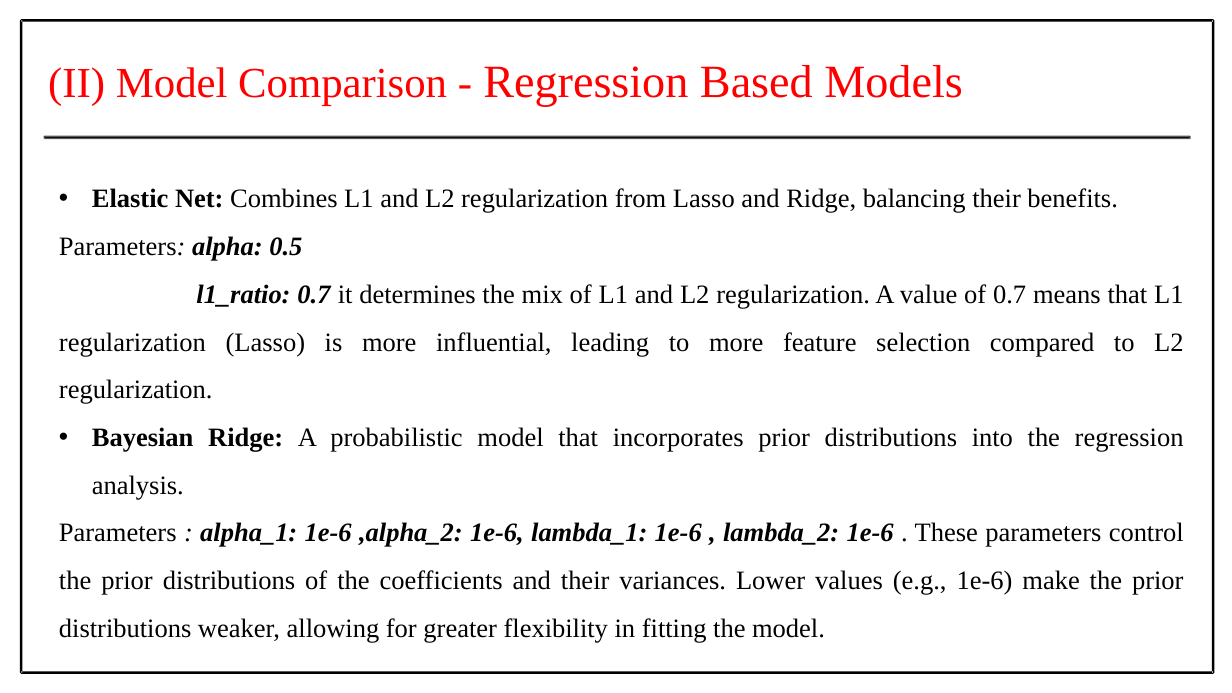
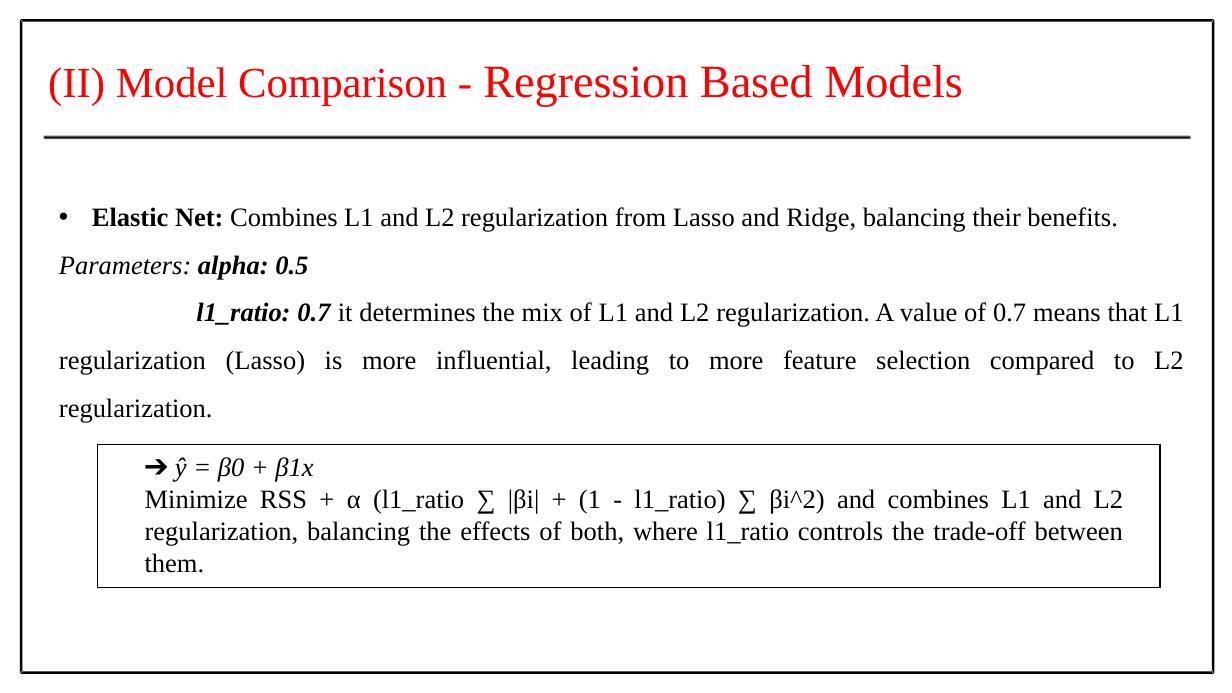
Before and after one commit to Prithiv-vijai/5g_MEC, a slide deck: slide 27 of Batch_4 IT-G2 review 1.pptx (slide 23 before the commit). Drawn at 1232x693 pixels with LibreOffice and Linux fonts; fonts in the diff are those of the drawing. Boxes give left, top, right and bottom in pixels: in the first picture for what was removed or moved away, otherwise in the second. Text is boxed around its words. In the diff, an @@ line names an element or a change of style, - is before the commit and + after.

```diff
--- a/Batch_4 IT-G2 review 1.pptx
+++ b/Batch_4 IT-G2 review 1.pptx
@@ text "Elastic Net: Combines L1 and ...": place and size @@
-text "Elastic Net: Combines L1 and ..." at [59,188,1184,643]
+text "Elastic Net: Combines L1 and ..." at [59,207,1183,423]
@@ text at [59,255,308,280]: italic on in "Parameters:" @@
@@ text at [59,427,1184,643]: paragraphs removed @@
-  • Bayesian Ridge: A probabilistic model that incorporates prior distributions into the regression analysis.
-  Parameters : alpha_1: 1e-6 ,alpha_2: 1e-6, lambda_1: 1e-6 , lambda_2: 1e-6 . These parameters control the prior distributions of the coefficients and their variances. Lower values (e.g., 1e-6) make the prior distributions weaker, allowing for greater flexibility in fitting the model.
@@ rectangle added at [97,445,1160,588], outline #000000 2 pt @@
@@ text added at [145,457,1123,573], 31 pt, text #000000 @@
+  ➔ ŷ = β0 + β1x
+  Minimize RSS + α (l1_ratio ∑ |βi| + (1 - l1_ratio) ∑ βi^2) and combines L1 and L2 regularization, balancing the effects of both, where l1_ratio controls the trade-off between them.
```
Also in this commit, not shown: 8 other slides changed, 14 slides added.
